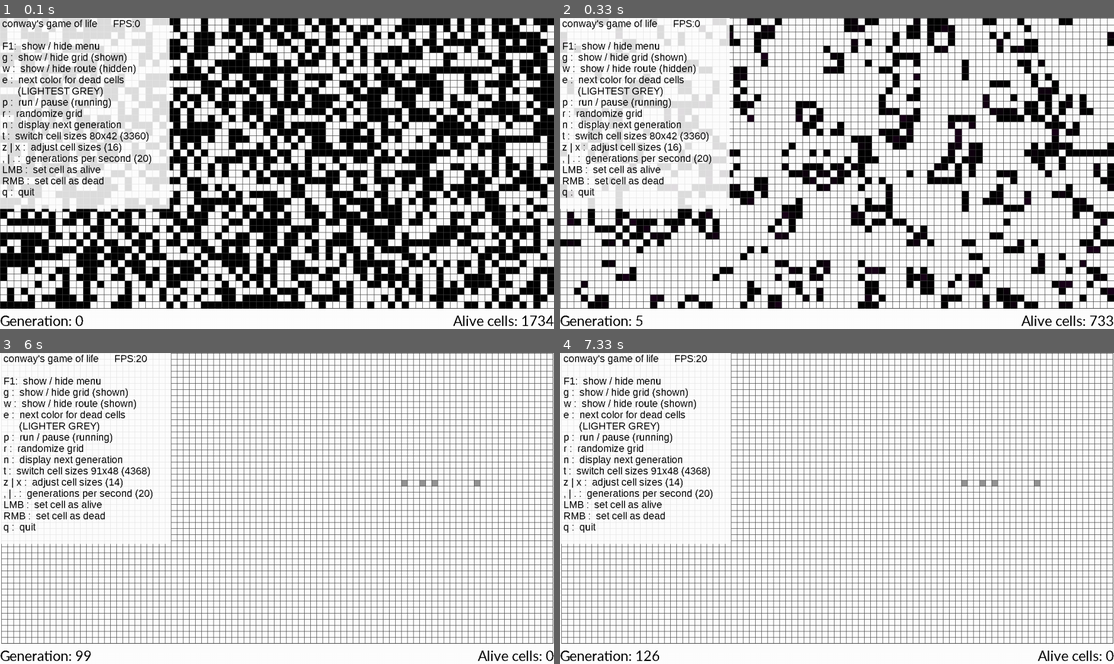
Above: before the commit, frames 1-4 (two rows, left to right).
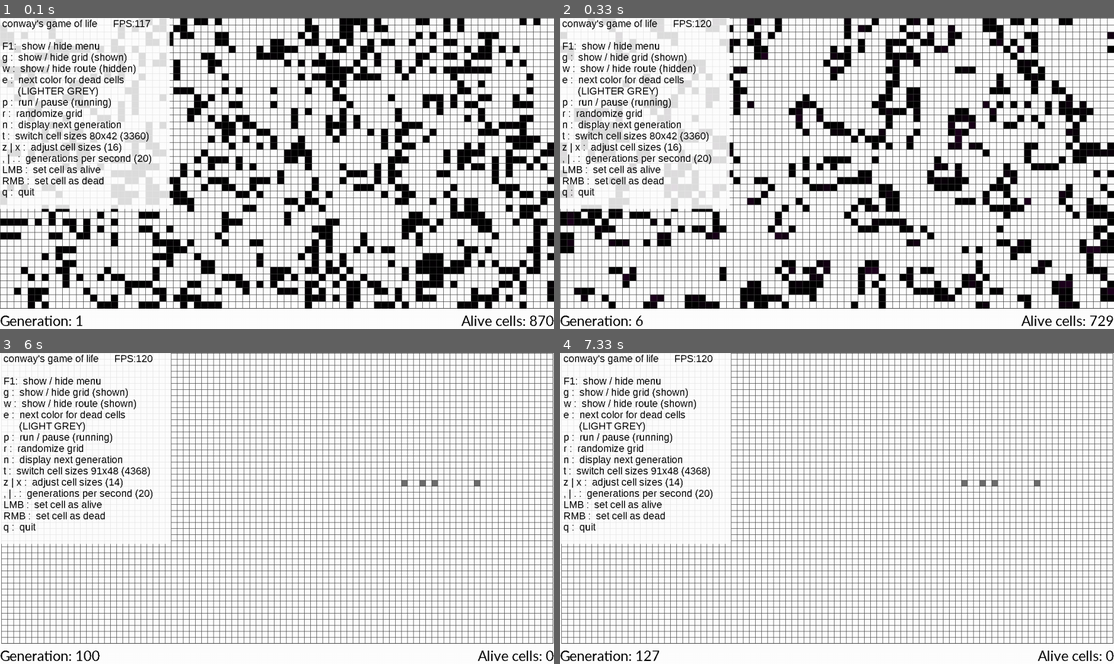
Above: after the commit, the same moments.

Repository: mzebrak/pygame-conways-game-of-life
Game: pygame game, started from game/__main__.py
The game is run twice, just before and just after one commit, with the same random seed, the same clock (stepped at 60 frames per second) and the same inputs.
Inputs (mouse positions are in pixels of both pictures, inside the frame that each line leads up to):
- Up to frame 1 (0.1 s): no input
- Up to frame 2 (0.33 s): no input
- Up to frame 3 (6 s): tap one key every 0.33 s from 0.33 s: E Z C W; press the mouse at (387, 483) at 1.7 s; move the mouse to (404, 483) at 1.8 s; release the mouse at (421, 480) at 1.93 s; press the mouse at (387, 483) at 2.03 s; move the mouse to (432, 483) at 2.13 s; release the mouse at (476, 483) at 2.27 s
- Up to frame 4 (7.33 s): no input

The runs differ from the first frame. In frame 1, 41% of the frame differs, in the area x 0-100%, y 0-100%; in frame 2, 18%; in frame 3, 0.3%; in frame 4, 0.3%.

Commit message:
improvements, bug fixes, refactoring

Diff:
--- a/game/GameOfLife.py
+++ b/game/GameOfLife.py
@@ -5,8 +5,13 @@
 class GameOfLife:
     def __init__(self, cell_size: int = 0, fps: int = 0, gens_per_sec: int = 0, width: int = 0, height: int = 0):
         """
-        :param cell_size: Dimensions of the Cell
+        :param cell_size: Length of the side of a square cell (px)
         :param fps: Framerate cap
+        :param gens_per_sec: Limit the number of generations per second
+        :param width: Screen width (has to be greater than MIN_WIDTH if set by constructor /when creating an instance or
+        passing argument through cmd/ or it would be the value of WIDTH set in Settings
+        :param height: Screen height - (has to be greater than MIN_HEIGHT if set by constructor /when creating an
+        instance or passing argument through cmd/ or it would be the value of HEIGHT set in Settings
         """
         pg.init()
         pg.display.set_icon(pg.image.load(ICON))
@@ -23,17 +28,19 @@
         self.clock = pg.time.Clock()
         self.new_gen_event = pg.USEREVENT + 1
         pg.time.set_timer(self.new_gen_event, int(1000 / self.gens_per_sec))
-        self.new()
+        self.dead_color = next(COLORS_CYCLE)
         self.paused = False
         self.show_route = False
         self.show_grid = True
         self.show_menu = True
+        self.sprites = self.grid_width = self.grid_height = self.margin_x = self.grid_image = self.cells = \
+            self.generation = self.font_info = self.font_help = self.f1_menu_width = self.f1_line_height = None
+        self.new()
 
     def new(self, action: str = None):
         """
-        When it is necessary to recreate the grid
-        :param action: 'INCREASED' - when new grid will be smaller, 'DECREASED' - when new grid will be bigger or
-         None/else, just passing it to the create_list function
+        Called when it is necessary to recreate the grid
+        :param action: This parameter is just passed to the create_list function
         """
         self.sprites = pg.sprite.Group()
         self.grid_width = int(self.width / self.cell_size)
@@ -47,7 +54,8 @@
     def create_list(self, action: str = None):
         """
         Creates a list of Cell type objects, depending on the action - the old list could be copied
-        :param action: INCREASED' - when new grid will be smaller, 'DECREASED' - when new grid will be bigger or None/else
+        :param action: 'INCREASED' (cell_size) - when new grid will be smaller, 'DECREASED' - when new grid will be
+        bigger or None/else if there si no need to copy Cell states of the old grid.
         """
         if action == 'DECREASED':
             # extend the existing list by copying cells from the old list and adding new dead cells to the rest of
@@ -56,13 +64,11 @@
                            if x < len(self.cells) and y < len(self.cells[0])
                            else Cell(self, self.cell_size, x, y, alive=False, color=WHITE)
                            for y in range(self.grid_height)] for x in range(self.grid_width)]
-
         elif action == 'INCREASED':
             # copy bigger list to the smaller one (so copies only cells which will fit into the new one) - by new lower
             # indexes - grid_width and grid_height
             self.cells = [[Cell(self, self.cell_size, x, y, alive=self.cells[x][y].alive, color=self.cells[x][y].color)
                            for y in range(self.grid_height)] for x in range(self.grid_width)]
-
         else:
             # just create new list of cells with random states
             self.cells = [[Cell(self, self.cell_size, x, y) for y in range(self.grid_height)]
@@ -71,7 +77,7 @@
 
     def fill_grid(self, value: int = None):
         """
-        Sets the entire grid to a single specified or random value
+        Sets the entire grid to a single specified / random values
         fill_grid(0)                   - all dead
         fill_grid(1)                   - all alive
         fill_grid() or fill_grid(None)  - randomize
@@ -93,16 +99,16 @@
 
         size = MENU_HEIGHT
         while True:
-            self.font = pg.font.SysFont(FONT, int(size))
-            text_width, text_height = self.font.size(text_bottom)
+            self.font_info = pg.font.SysFont(FONT, int(size))
+            text_width, text_height = self.font_info.size(text_bottom)
             if text_width < self.width and text_height < MENU_HEIGHT:
                 break
             size -= 1
 
         div = 2
         while True:
-            self.font_menu = pg.font.SysFont(FONT_MENU, int(self.height / div))
-            self.f1_menu_width, self.f1_line_height = self.font_menu.size(text_help)
+            self.font_help = pg.font.SysFont(FONT_MENU, int(self.height / div))
+            self.f1_menu_width, self.f1_line_height = self.font_help.size(text_help)
             if self.f1_menu_width < self.width / 3 and self.f1_line_height * 17 < self.height * 5 / 8:
                 break
             div += 1
@@ -120,34 +126,40 @@
     def draw_info(self, color=BLACK, background=WHITE):
         """
         Displaying information about generation and alive cells
-        """
-        render = lambda txt: self.font.render(txt, False, color, background)
-        self.count_alive_cells()
+        :param color: color of the drawn text
+        :param background: color of the drawn background
+        """
+        render = lambda txt: self.font_info.render(txt, False, color, background)
+
         text = render(f'Generation: {self.generation}')
-        text2 = render(f'Alive cells: {self.alive_cells}')
+        text2 = render(f'Alive cells: {self.count_alive_cells()}')
         pg.draw.rect(self.screen, WHITE, (0, self.height - MENU_HEIGHT + 1, self.width, MENU_HEIGHT))
         self.screen.blits([(text, (0, self.height - MENU_HEIGHT + 1)),
                            (text2, (self.width - text2.get_size()[0], self.height - MENU_HEIGHT + 1))])
 
-    def draw_menu(self, color=BLACK):
+    def draw_menu(self, color=BLACK, background=WHITE + (222,)):
+        """
+        A function that draws the menu available under the f1 button
+        :param color:  color of the drawn text
+        :param background: color of the drawn background
+        """
         blit_line = lambda pos, text: \
-            self.grid_image.blit(self.font_menu.render(text, False, color), (5, self.f1_line_height * pos))
+            menu_bg.blit(self.font_help.render(text, False, color), (5, self.f1_line_height * pos))
 
         menu_bg = pg.Surface([self.f1_menu_width, self.f1_line_height * 17], pg.SRCALPHA)
-        menu_bg.fill(WHITE + (222,))
-        self.grid_image.blit(menu_bg, (0, 0))
+        menu_bg.fill(background)
 
         color_names = {WHITE: 'WHITE',
                        LIGHTEST_GREY: 'LIGHTEST GREY',
                        LIGHTER_GREY: 'LIGHTER GREY',
                        LIGHT_GREY: 'LIGHT GREY'}
 
-        blit_line(0, f'{TITLE}      FPS:{int(self.clock.get_fps())}')
+        blit_line(0, f'{TITLE}      FPS:{round(self.clock.get_fps())}')
         blit_line(2, f'F1:  show / hide menu')
         blit_line(3, f'g :  show / hide grid ({"shown" if self.show_grid else "hidden"})')
         blit_line(4, f'w :  show / hide route ({"shown" if self.show_route else "hidden"})')
         blit_line(5, f'e :  next color for dead cells')
-        blit_line(6, f'      ({color_names[DEAD_COLOR]})')
+        blit_line(6, f'      ({color_names[self.dead_color]})')
         blit_line(7, f'p :  run / pause ({"paused" if self.paused else "running"})')
         blit_line(8, f'r :  randomize grid')
         blit_line(9, f'n :  display next generation')
@@ -159,9 +171,11 @@
         blit_line(14, f'RMB :  set cell as dead')
         blit_line(15, f'q :  quit')
 
+        self.grid_image.blit(menu_bg, (0, 0))
+
     def draw(self):
         """
-        A function that draws everything on the screen - sprites, grid and info
+        A function that draws everything on the screen - sprites, grid, help menu and info
         """
         self.sprites.draw(self.grid_image)
         self.show_grid and self.draw_grid()
@@ -170,15 +184,15 @@
         self.draw_info()
         pg.display.flip()
 
-    def count_alive_cells(self):
-        """
-        Sets the number of cells currently alive
-        """
-        self.alive_cells = sum(sum(1 for cell in x if cell.alive) for x in self.cells)
+    def count_alive_cells(self) -> int:
+        """
+        Returns the number of cells currently alive
+        """
+        return sum(sum(1 for cell in x if cell.alive) for x in self.cells)
 
     def count_cell_neighbors(self, x: int, y: int) -> int:
         """
-        Get the number of alive neighbors of a specific cell
+        Get the number of alive neighbors of the specific cell
         :param x: The index of the specific cell
         :param y: The index of the specific cell
         :return: The number of alive neighbors of that cell
@@ -215,7 +229,7 @@
                     self.cells[x][y].survive() if self.cells[x][y].alive else self.cells[x][y].revive(BLACK)
                 else:
                     if self.cells[x][y].alive:
-                        self.cells[x][y].kill(DEAD_COLOR) if self.show_route else self.cells[x][y].kill()
+                        self.cells[x][y].kill(self.dead_color) if self.show_route else self.cells[x][y].kill()
 
     def update_generation(self):
         """
@@ -224,9 +238,9 @@
         self.set_cells_state()
         self.generation += 1
 
-    def compute_mouse_pos(self, pos: (int, int)):
-        """
-        A function that gets the tuple (col, row) of the clicked cell
+    def compute_mouse_pos(self, pos: (int, int)) -> (int, int):
+        """
+        A function that calculates the tuple (col, row) of the clicked cell depending on the mouse position
         :param pos: Position in px where the mouse was when clicked
         :return: (None, None) if clicked not on the grid otherwise tuple (col, row)
         """
@@ -236,7 +250,7 @@
                 return ((pos[0] - self.margin_x) // self.cell_size), (pos[1] // self.cell_size)
         return None, None
 
-    def handle_keys(self, event):
+    def handle_keys(self, event: pg.event.Event):
         """
         g - toggle on/off grid
         p - toggle start/stop (pause) the game
@@ -249,7 +263,7 @@
         r - randomize grid
         c - clear grid
         q - quit
-        :param event:
+        :param event: pygame Event
         """
         if event.key == pg.K_p:
             print("'p' pressed! - toggling pause")
@@ -264,9 +278,8 @@
             print("'w' pressed! - toggling route view")
             self.show_route = not self.show_route
         elif event.key == pg.K_e:
-            global DEAD_COLOR
             print("'e' pressed! - next color for dead cells")
-            DEAD_COLOR = next(COLORS_CYCLE)
+            self.dead_color = next(COLORS_CYCLE)
         elif self.paused and event.key == pg.K_n:
             print("'n' pressed! - displaying next generation")
             self.update_generation()
@@ -298,21 +311,21 @@
             print("'.' pressed! - generations per second increased")
             self.increase_gens_per_sec()
 
-    def handle_mouse(self, event, button):
-        """
-        LMB - pressed or held sets cell alive
-        RMB - pressed or held sets cell dead
-        :param event:
-        :param button:
-        """
+    def handle_mouse_scroll(self, button: int):
         if button == WHEEL_UP:
             print("'WHEEL_UP'! - generations per second increased")
             self.increase_gens_per_sec()
-            return True
         elif button == WHEEL_DOWN:
             print("'WHEEL_DOWN'! - generations per second decreased")
             self.decrease_gens_per_sec()
-            return True
+
+    def handle_mouse_buttons(self, event: pg.event.Event, button: (bool, bool, bool)) -> bool:
+        """
+        LMB - pressed or held sets cell alive
+        RMB - pressed or held sets cell dead
+        :param event: pygame Event
+        :param button: integer when mouse WHEEL or tuple of booleans if mouse buttons
+        """
 
         col, row = None, None
         try:
@@ -337,27 +350,24 @@
         Handle all of the events
         """
         for event in pg.event.get():
-            if event.type == self.new_gen_event:
-                if not self.paused:
-                    self.draw()
-                    self.update_generation()
-            if event.type == QUIT:
+            if event.type == self.new_gen_event and not self.paused:
+                self.update_generation()
+            elif event.type == QUIT:
                 self.quit()
-            elif event.type == pg.VIDEORESIZE:
+            elif event.type == VIDEORESIZE:
                 self.width = MIN_WIDTH if event.w < MIN_WIDTH else event.w
                 self.height = MIN_HEIGHT if event.h < MIN_HEIGHT else event.h
                 self.screen = pg.display.set_mode((self.width, self.height), HWSURFACE | DOUBLEBUF | RESIZABLE)
                 self.new()
                 self.draw()
-            if event.type == MOUSEBUTTONDOWN:
-                if event.button == 4 or event.button == 5:
-                    self.handle_mouse(event, event.button)
+            elif event.type == MOUSEBUTTONDOWN:
+                if event.button == WHEEL_DOWN or event.button == WHEEL_UP:
+                    self.handle_mouse_scroll(event.button)
             elif event.type == KEYDOWN:
                 self.handle_keys(event)
             elif button := pg.mouse.get_pressed(num_buttons=3):
-                if not self.handle_mouse(event, button):
+                if not self.handle_mouse_buttons(event, button):
                     continue
-            self.draw()
 
     def increase_gens_per_sec(self):
         self.gens_per_sec += CHANGE_GENS_PER_SEC if self.gens_per_sec <= (MAX_GENS_PER_SEC - CHANGE_GENS_PER_SEC) else 0
@@ -378,4 +388,5 @@
         """
         while True:
             self.handle_events()
+            self.draw()
             self.clock.tick(self.fps)
--- a/game/Settings.py
+++ b/game/Settings.py
@@ -1,5 +1,5 @@
 import pygame as pg
-from pygame import RESIZABLE, DOUBLEBUF, HWSURFACE, QUIT, KEYDOWN, MOUSEBUTTONDOWN
+from pygame import RESIZABLE, DOUBLEBUF, HWSURFACE, VIDEORESIZE, QUIT, KEYDOWN, MOUSEBUTTONDOWN
 from itertools import cycle
 from random import choice
 from sys import exit
@@ -32,7 +32,7 @@
 
 START_GENS_PER_SEC = 20
 MIN_GENS_PER_SEC = 1
-MAX_GENS_PER_SEC = 50
+MAX_GENS_PER_SEC = 70
 CHANGE_GENS_PER_SEC = 1
 
 # Mouse buttons
